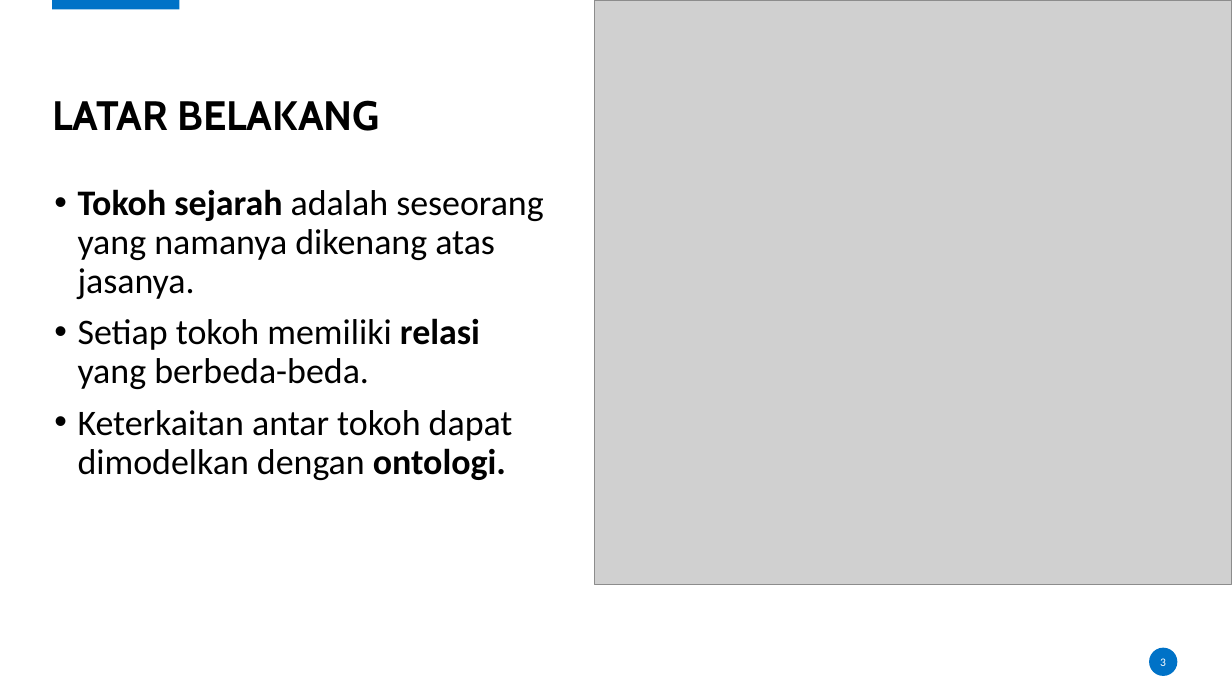
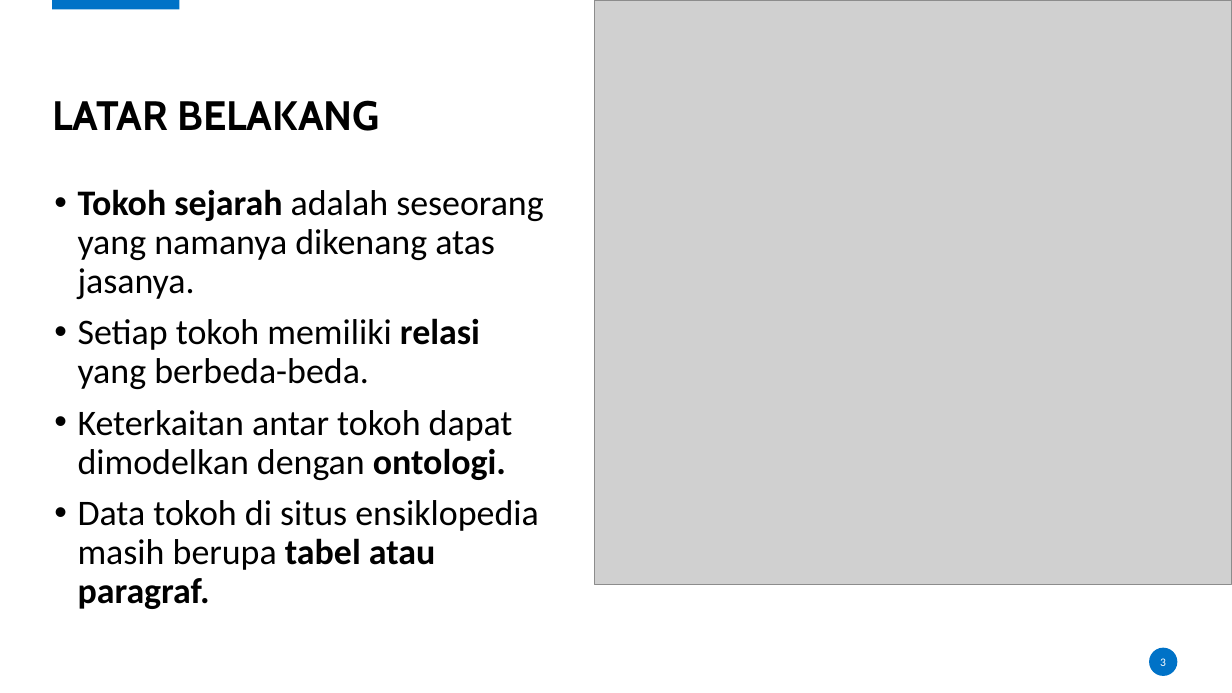
Before and after one commit to karyoutomoo/The-Tree-of-Heroes, a slide deck: slide 3 of 05111540000007-Faiq-Presentasi.pptx. Drawn at 1232x693 pixels with LibreOffice and Linux fonts; fonts in the diff are those of the drawing; grey boxes stand for pictures; background and template pictures are left out. Boxes give left, top, right and bottom in pixels: in the first picture for what was removed or moved away, otherwise in the second. Text is boxed around its words. In the diff, an @@ line names an element or a change of style, - is before the commit and + after.

```diff
--- a/05111540000007-Faiq-Presentasi.pptx
+++ b/05111540000007-Faiq-Presentasi.pptx
@@ text at (x1=78, y1=500, x2=538, y2=609): paragraph added @@
+• Data tokoh di situs ensiklopedia masih berupa tabel atau paragraf.
```
Also in this commit, not shown: 1 other slide changed.
